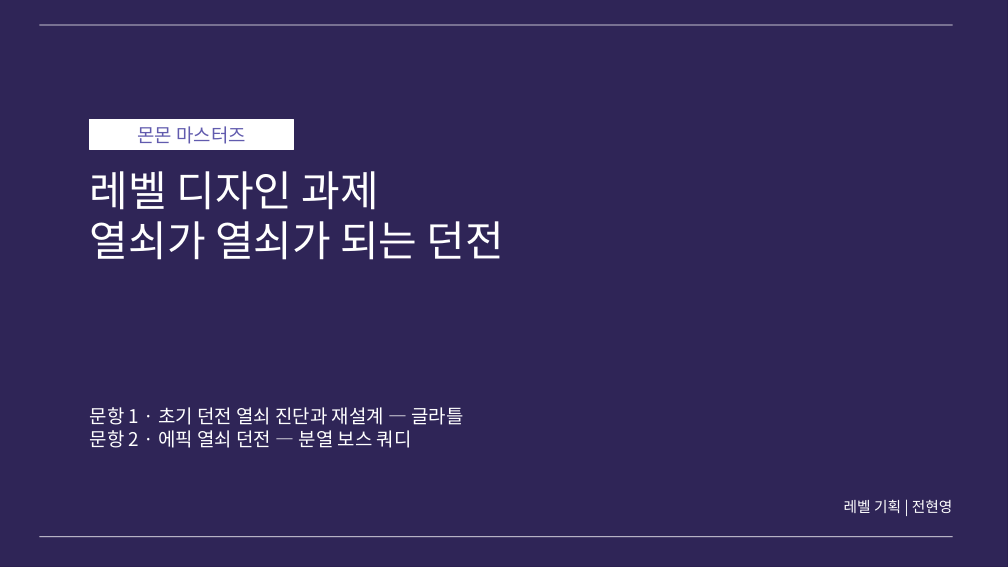
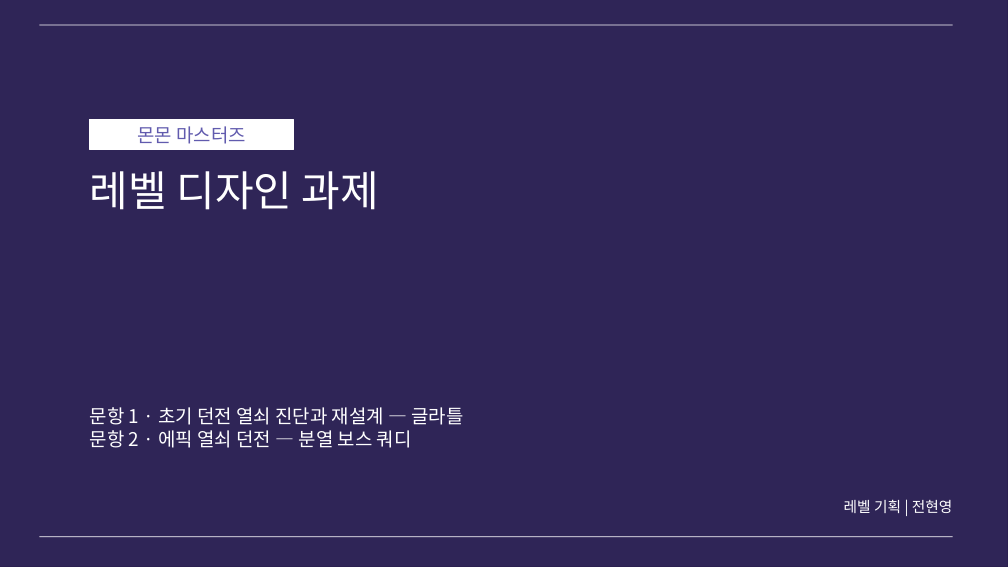
Before and after one commit to junhy96/MonMonCombat, a slide deck: slide 1 of docs/deck/monmon-assignment-draft.pptx. Drawn at 1008x567 pixels with LibreOffice and Linux fonts; fonts in the diff are those of the drawing; background and template pictures are left out. Boxes give left, top, right and bottom in pixels: in the first picture for what was removed or moved away, otherwise in the second. Text is boxed around its words. In the diff, an @@ line names an element or a change of style, - is before the commit and + after.

```diff
--- a/docs/deck/monmon-assignment-draft.pptx
+++ b/docs/deck/monmon-assignment-draft.pptx
@@ text at <box>90,221,504,260</box>: paragraph removed @@
-열쇠가 열쇠가 되는 던전
```
Also in this commit, not shown: 14 other slides changed, 4 other files.
